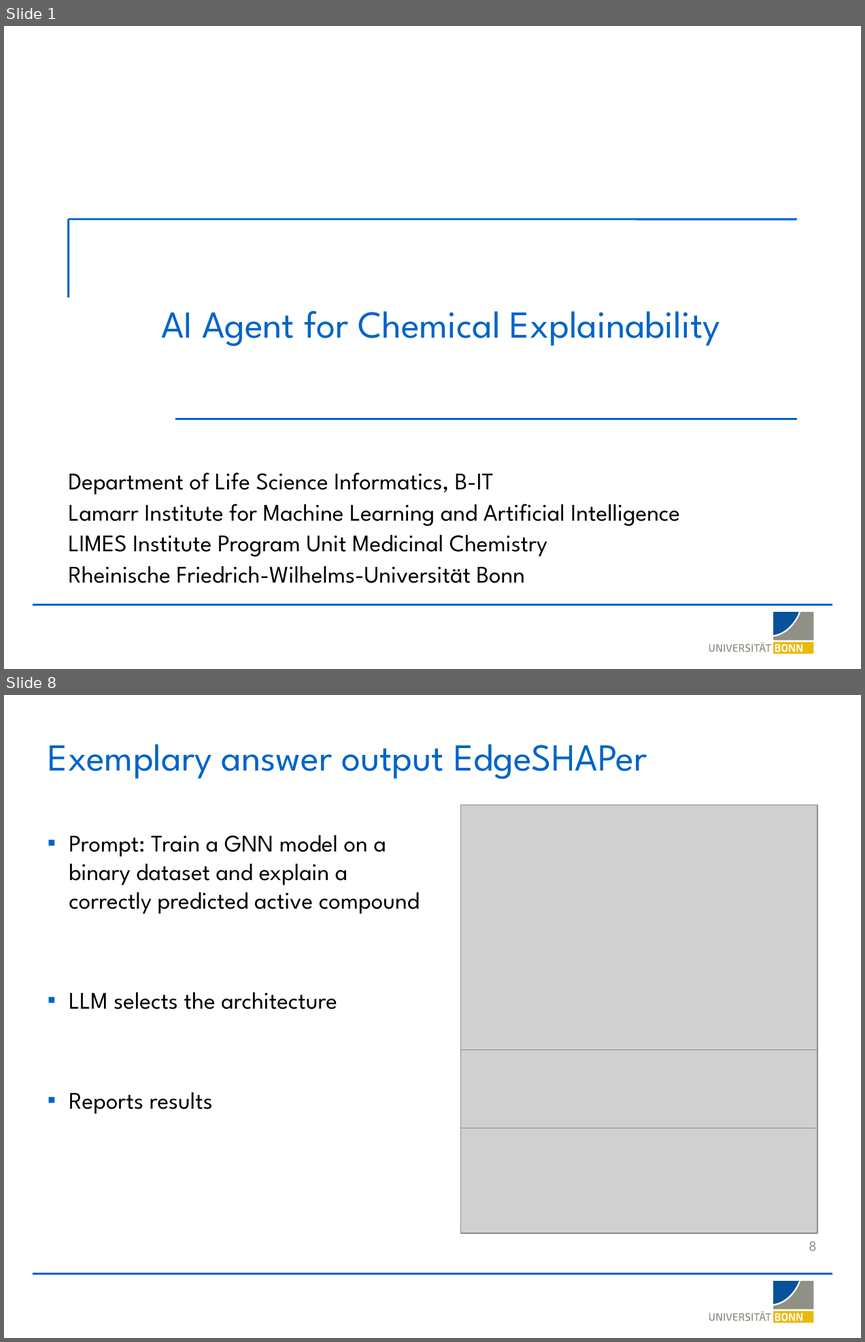
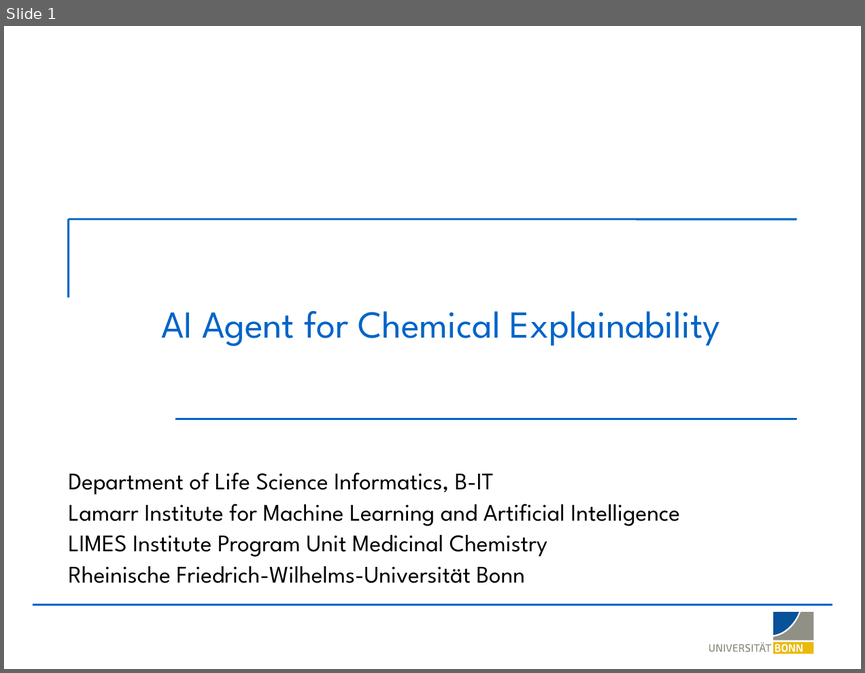
Before and after one commit to LSI-Uni-Bonn/ChemicHAL, a slide deck: slides/AI_Agent_Explainability.pptx. Shown one above the other, each under a label of ours: slides 1 and 8 before the commit, slide 1 after it; the slides between them are not shown. The pictures are 865x1342 and 865x673 pixels, drawn with LibreOffice and Linux fonts; fonts in the diff are those of the drawing; grey boxes stand for pictures; background and template pictures are left out. Boxes give left, top, right and bottom in pixels: in the first picture for what was removed or moved away, otherwise in the second. Text is boxed around its words. In the diff, an @@ line names an element or a change of style, - is before the commit and + after.

Commit message:
Add BRF algorithm, similarity-filtered MolCE foils, decomposition-based anchor occurrence
- ML: register BalancedRandomForestClassifier ("BRF") in train_model,
  build_model_from_split_file, train_on_split_file, and get_ml_info; route
  it through SHAP TreeExplainer.
- MolCE: rename `similarity_threshold` -> `scaffold_similarity_threshold`,
  add `min_similarity` Tanimoto cutoff on rebuilt foils with similarity-desc
  tiebreak on contrast ties; refactor top-N R-group/scaffold selection with
  early-stop and per-call foil reuse.
- MolAnchor: substructure occurrence now counts compounds whose BRICS
  decomposition actually produces the rule fragment(s), matching the
  population the anchor was drawable from; aggregator extended to use the
  union of merged-group fragments and store fragment_smiles per result.
- SHAP rendering: bump default mol_size to 1200x1200 and tighten contour
  params (sigma 0.22, gridResolution 0.04, 20 contour lines) for sharper
  atom-weight heatmaps.
- Slides: refresh AI_Agent_Explainability and figures_AI_agent decks.
- Add notebooks/test_xai_gnn_compatibility.ipynb.

```diff
--- a/slides/AI_Agent_Explainability.pptx
+++ b/slides/AI_Agent_Explainability.pptx
@@ slide 8 removed at (4,695,861,1338), background #FFFFFF; not listed: 20 template elements that a slide beside it also shows @@
@@ title removed at (48,744,647,779) @@
-Exemplary answer output EdgeSHAPer
@@ picture removed at (461,804,817,1050) @@
@@ text removed at (69,835,419,1114) @@
-▪ Prompt: Train a GNN model on a binary dataset and explain a correctly predicted active compound
-▪ LLM selects the architecture
-▪ Reports results
@@ picture removed at (461,1050,817,1127) @@
@@ picture removed at (461,1127,817,1233) @@
@@ page number removed at (808,1241,816,1251) @@
-8
```
Also in this commit, not shown: 3 slides changed, 9 slides added, 8 other slides removed, 9 other files.
